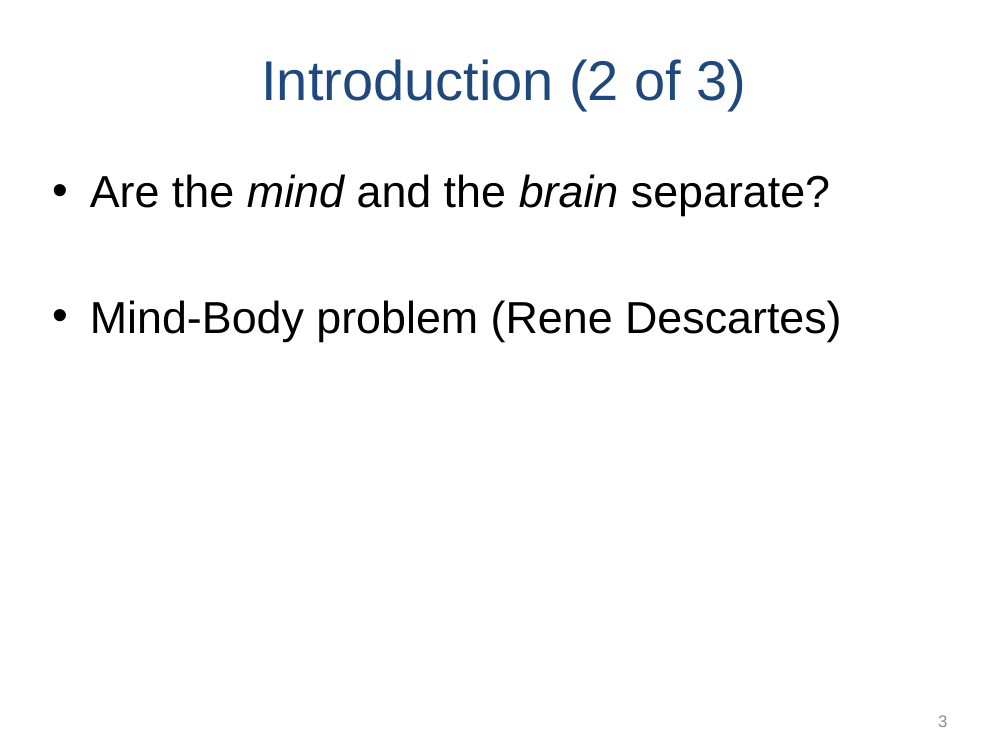
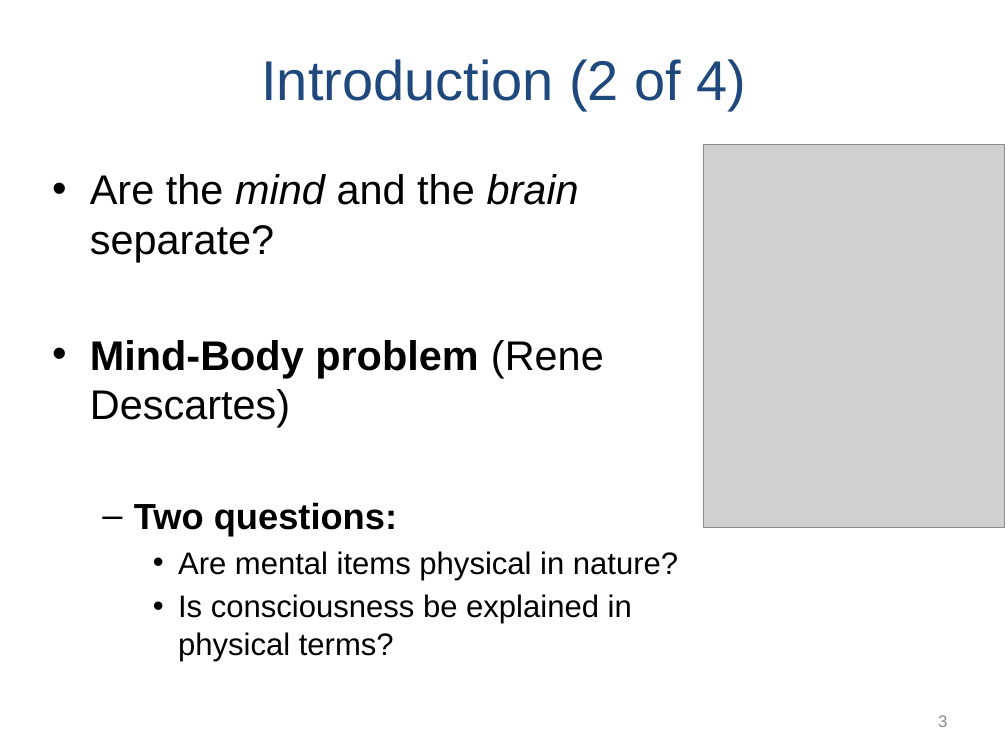
Before and after one commit to npm27/Teaching-Materials, a slide deck: slide 3 of Memory/Slides/Chapter 2.PPTX. Drawn at 1008x756 pixels with LibreOffice and Linux fonts; fonts in the diff are those of the drawing; grey boxes stand for pictures. Boxes give left, top, right and bottom in pixels: in the first picture for what was removed or moved away, otherwise in the second. Text is boxed around its words. In the diff, an @@ line names an element or a change of style, - is before the commit and + after.

```diff
--- a/Memory/Slides/Chapter 2.PPTX
+++ b/Memory/Slides/Chapter 2.PPTX
@@ title at box(261, 59, 747, 110): text changed @@
-Introduction (2 of 3)
+Introduction (2 of 4)
@@ picture added at box(704, 144, 1005, 527) @@
@@ text at box(90, 174, 604, 427): size 32 to 29.6 pt in "Are the mind and the brain separate?", "Mind-Body problem (Rene Descartes)"; bold on in "Mind-Body problem" @@
@@ text at box(134, 502, 678, 656): paragraphs added @@
+  – Two questions:
+    • Are mental items physical in nature?
+    • Is consciousness be explained in physical terms?
```
Also in this commit, not shown: 16 other slides changed, 9 slides added.
